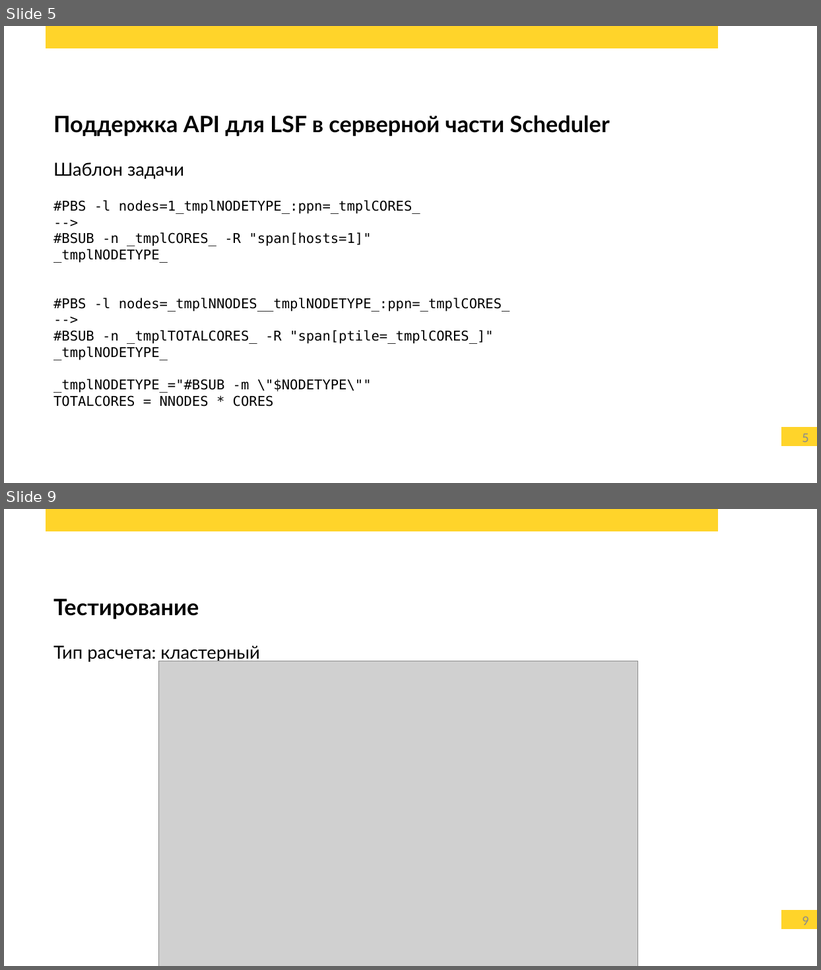
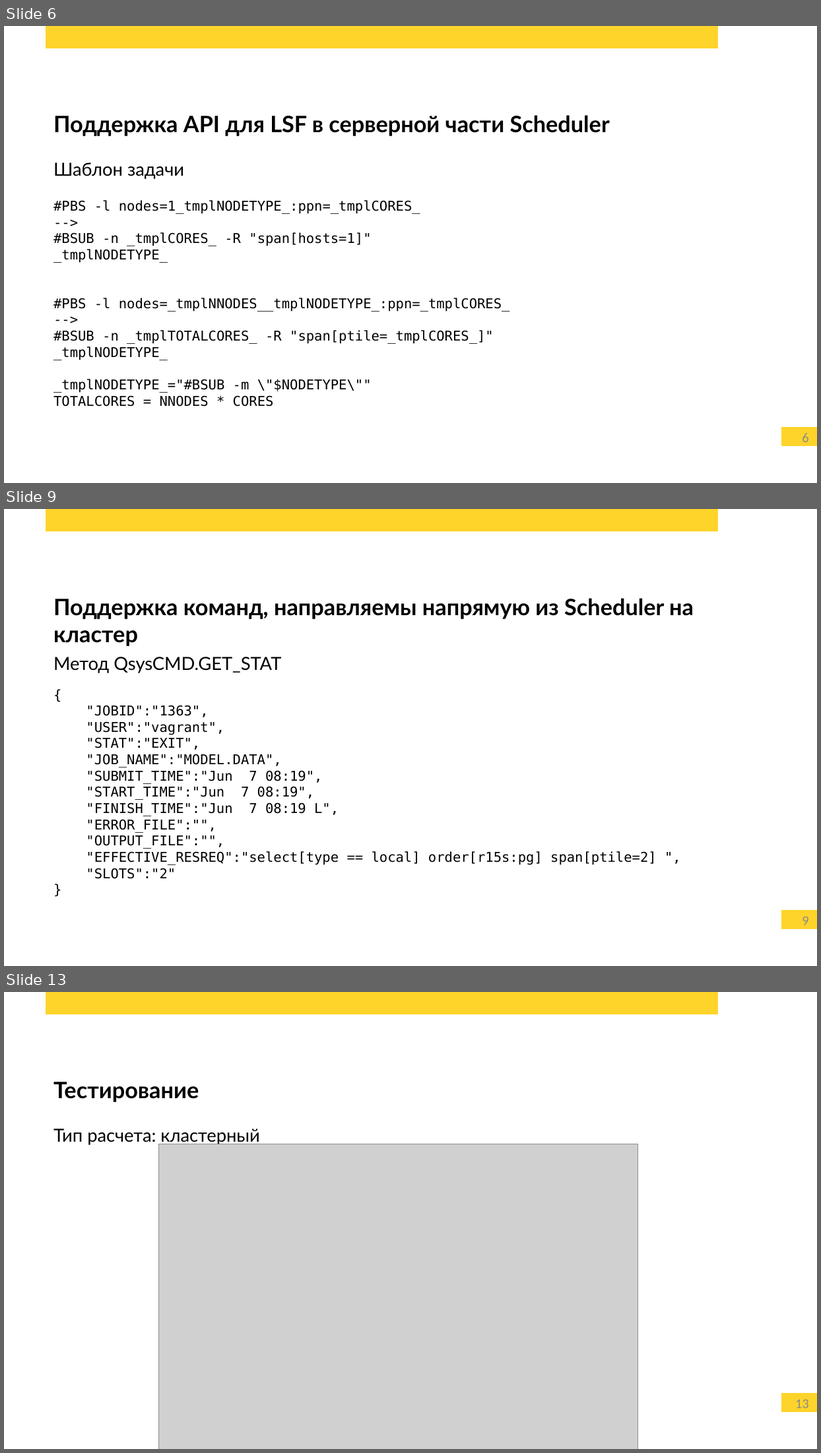
Before and after one commit to alz610/master-coursework, a slide deck: presentation/presentation.odp. Shown one above the other, each under a label of ours: slides 5 and 9 before the commit, slides 6, 9 and 13 after it; the slides between them are not shown. The pictures are 821x970 and 821x1453 pixels, drawn with LibreOffice and Linux fonts; fonts in the diff are those of the drawing; grey boxes stand for pictures; background and template pictures are left out. Boxes give left, top, right and bottom in pixels: in the first picture for what was removed or moved away, otherwise in the second. Text is boxed around its words. In the diff, an @@ line names an element or a change of style, - is before the commit and + after.

```diff
--- a/presentation/presentation.odp
+++ b/presentation/presentation.odp
@@ slide 9 added at box(4, 509, 817, 966), background #FFFFFF; not listed: 3 template elements that a slide beside it also shows @@
@@ text added at box(54, 598, 694, 646), 20 pt, text #000000, bold @@
+Поддержка команд, направляемы напрямую из Scheduler на кластер
@@ text added at box(54, 657, 281, 673), 16 pt, text #000000 @@
+Метод QsysCMD.GET_STAT
@@ text added at box(86, 705, 657, 879), 12 pt, text #000000 @@
+{
+"JOBID":"1363",
+"USER":"vagrant",
+"STAT":"EXIT",
+"JOB_NAME":"MODEL.DATA",
+"SUBMIT_TIME":"Jun 7 08:19",
+"START_TIME":"Jun 7 08:19",
+"FINISH_TIME":"Jun 7 08:19 L",
+"ERROR_FILE":"",
+"OUTPUT_FILE":"",
+"EFFECTIVE_RESREQ":"select[type == local] order[r15s:pg] span[ptile=2] ",
+"SLOTS":"2"
+}
@@ what was slide 5 is now slide 6 @@
@@ page number at box(802, 433, 809, 442): text changed @@
-5
+6
@@ what was slide 9 is now slide 13 @@
@@ page number at box(795, 1400, 809, 1408): text changed @@
-9
+13
```
Also in this commit, not shown: 5 slides changed, 4 other slides added, 7 other files.
